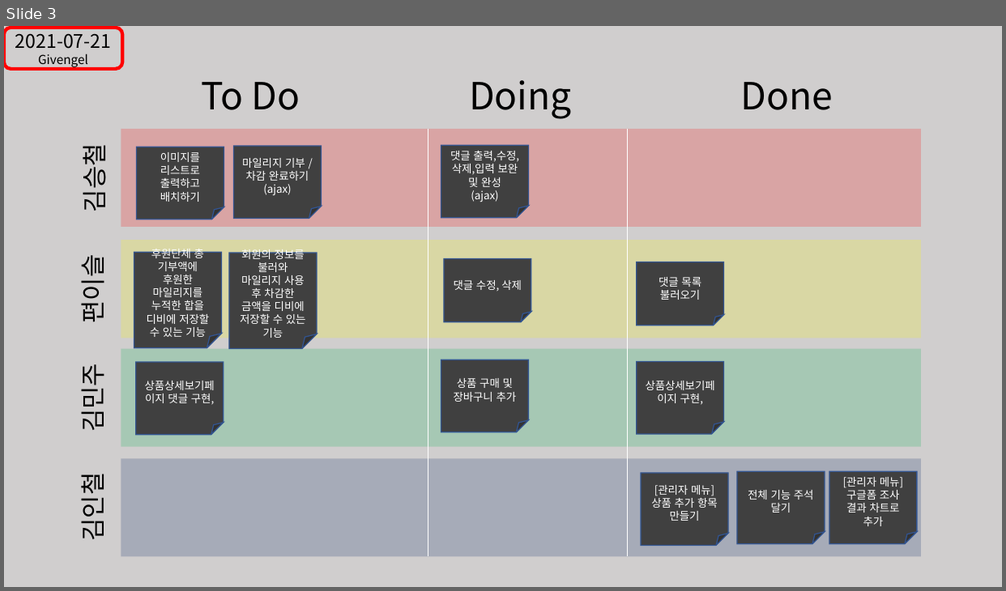
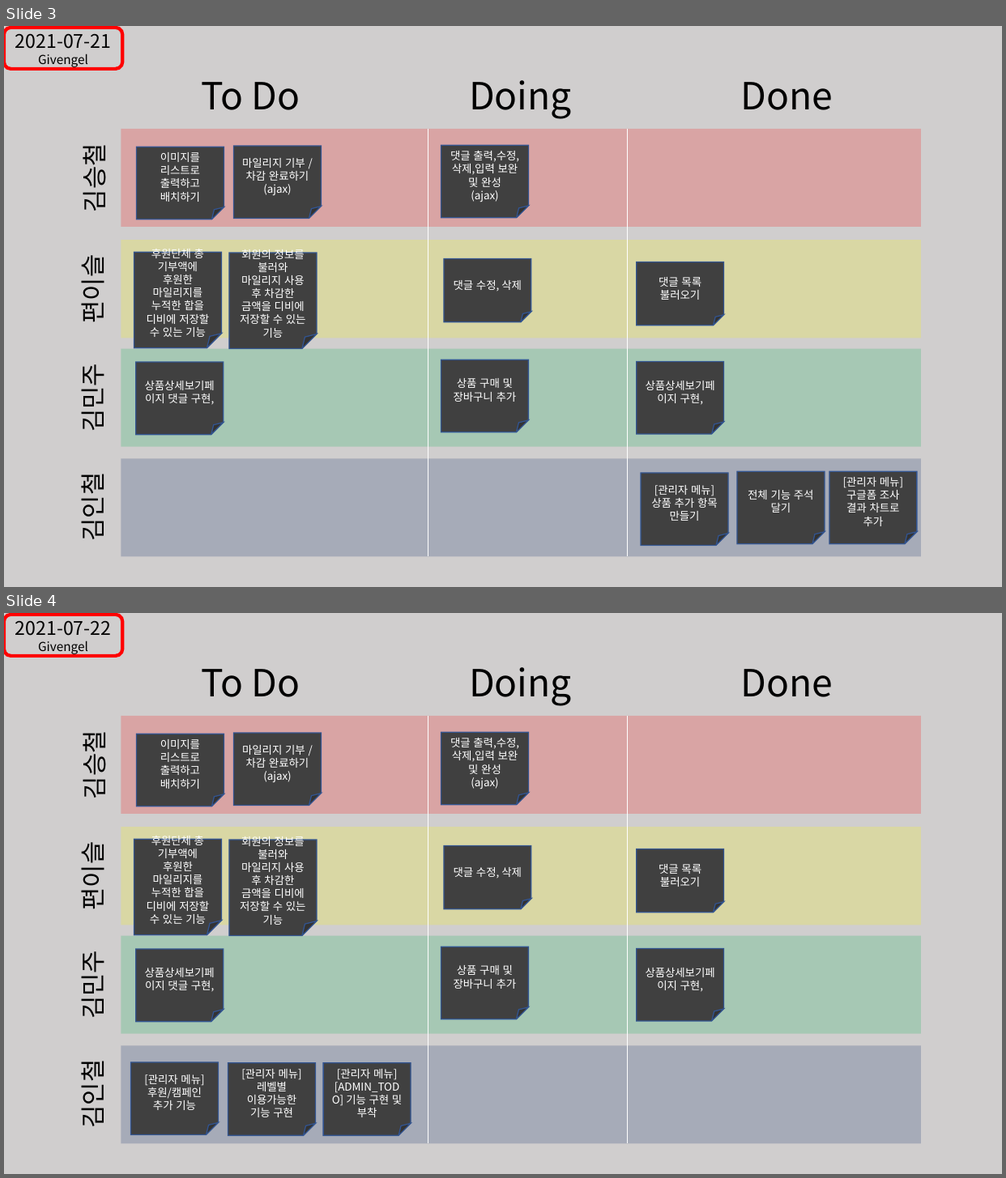
Before and after one commit to GIVENGEL/GivEngel-Project, a slide deck: 칸반보드.pptx. Shown one above the other, each under a label of ours: slide 3 before the commit, slides 3 and 4 after it. The pictures are 1006x591 and 1006x1178 pixels, drawn with LibreOffice and Linux fonts; fonts in the diff are those of the drawing. Boxes give left, top, right and bottom in pixels: in the first picture for what was removed or moved away, otherwise in the second. Text is boxed around its words. In the diff, an @@ line names an element or a change of style, - is before the commit and + after.

Commit message:
2021-07-21 21:11
2021-07-21 커밋하겠습니다.
관리자 메뉴 - 상품 추가 유효성 검사 구문 추가

```diff
--- a/칸반보드.pptx
+++ b/칸반보드.pptx
@@ slide 4 added at <box>4,613,1002,1174</box>, background #D0CECE @@
@@ rounded rectangle added at <box>4,615,122,656</box>, outline #FF0000 3.25 pt, 18 pt, text #000000 @@
+2021-07-22
+Givengel
@@ text added at <box>201,669,300,697</box>, 36 pt, text #000000 @@
+To Do
@@ text added at <box>469,667,572,706</box>, 36 pt, text #000000 @@
+Doing
@@ text added at <box>741,669,833,697</box>, 36 pt, text #000000 @@
+Done
@@ rectangle added at <box>121,716,921,814</box>, fill #FF0000 at 20% opacity @@
@@ folded corner added at <box>234,733,322,806</box>, fill #404040, outline #325491 1 pt, 10.5 pt, text #FFFFFF @@
+마일리지 기부 / 차감 완료하기
+(ajax)
@@ line added from (428, 716) to (428, 1144), #FFFFFF 0.5 pt @@
@@ folded corner added at <box>441,732,529,805</box>, fill #404040, outline #325491 1 pt, 10.5 pt, text #FFFFFF @@
+댓글 출력,수정,삭제,입력 보완 및 완성
+(ajax)
@@ line added from (627, 716) to (627, 1144), #FFFFFF 0.5 pt @@
@@ text added at <box>74,737,111,798</box>, 24 pt, text #000000 @@
+김승철
@@ folded corner added at <box>137,735,224,807</box>, fill #404040, outline #325491 1 pt, 10.5 pt, text #FFFFFF @@
+이미지를 리스트로 출력하고 배치하기
@@ rectangle added at <box>121,827,921,925</box>, fill #FFFF00 at 20% opacity @@
@@ text added at <box>74,849,110,909</box>, 24 pt, text #000000 @@
+편이슬
@@ folded corner added at <box>134,839,222,935</box>, fill #404040, outline #325491 1 pt, 10.5 pt, text #FFFFFF @@
+후원단체 총 기부액에 후원한 마일리지를 누적한 합을 디비에 저장할 수 있는 기능
@@ folded corner added at <box>229,840,317,935</box>, fill #404040, outline #325491 1 pt, 10.5 pt, text #FFFFFF @@
+회원의 정보를 불러와 마일리지 사용 후 차감한 금액을 디비에 저장할 수 있는 기능
@@ folded corner added at <box>444,845,532,909</box>, fill #404040, outline #325491 1 pt, 10.5 pt, text #FFFFFF @@
+댓글 수정, 삭제
@@ folded corner added at <box>637,849,724,913</box>, fill #404040, outline #325491 1 pt, 10.5 pt, text #FFFFFF @@
+댓글 목록 불러오기
@@ rectangle added at <box>121,935,921,1033</box>, fill #00B050 at 20% opacity @@
@@ folded corner added at <box>136,949,224,1022</box>, fill #404040, outline #325491 1 pt, 10.5 pt, text #FFFFFF @@
+상품상세보기페이지 댓글 구현,
@@ folded corner added at <box>441,947,529,1020</box>, fill #404040, outline #325491 1 pt, 10.5 pt, text #FFFFFF @@
+상품 구매 및 장바구니 추가
@@ folded corner added at <box>637,948,724,1021</box>, fill #404040, outline #325491 1 pt, 10.5 pt, text #FFFFFF @@
+상품상세보기페이지 구현,
@@ text added at <box>74,957,110,1017</box>, 24 pt, text #000000 @@
+김민주
@@ rectangle added at <box>121,1046,921,1144</box>, fill #002060 at 20% opacity @@
@@ text added at <box>74,1066,110,1127</box>, 24 pt, text #000000 @@
+김인철
@@ folded corner added at <box>130,1063,218,1135</box>, fill #404040, outline #325491 1 pt, 10.5 pt, text #FFFFFF @@
+[관리자 메뉴]
+후원/캠페인 추가 기능
@@ folded corner added at <box>228,1063,315,1136</box>, fill #404040, outline #325491 1 pt, 10.5 pt, text #FFFFFF @@
+[관리자 메뉴]
+레벨별 이용가능한 기능 구현
@@ folded corner added at <box>324,1063,411,1136</box>, fill #404040, outline #325491 1 pt, 10.5 pt, text #FFFFFF @@
+[관리자 메뉴]
+[ADMIN_TODO] 기능 구현 및 부착
```
Also in this commit, not shown: 9 other files.
